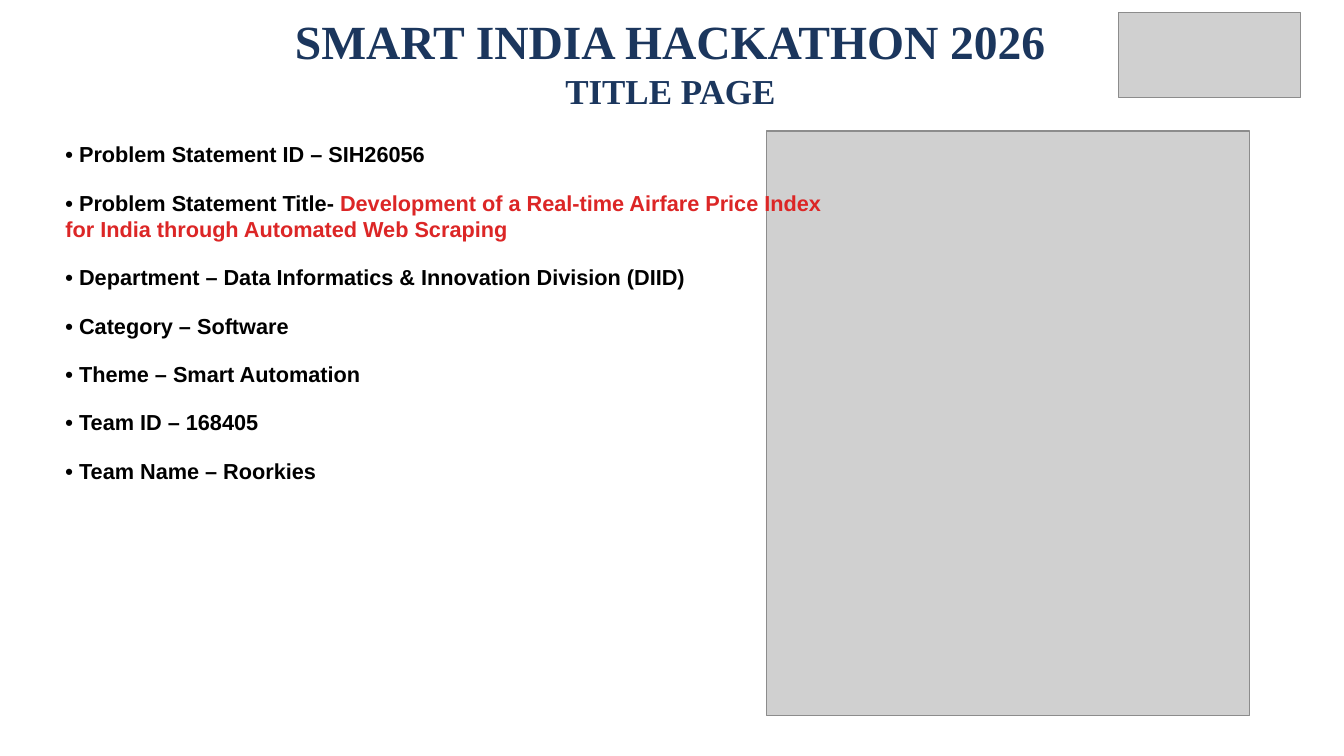
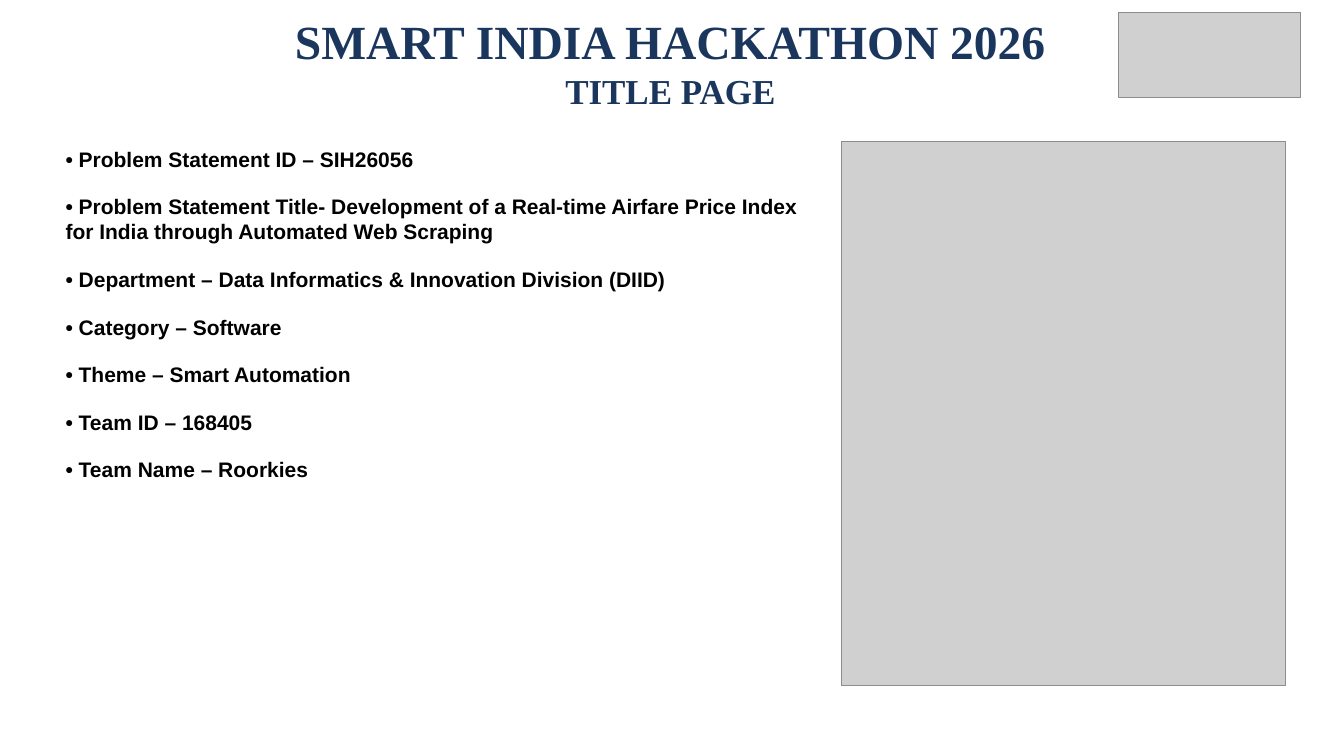
Before and after one commit to oshshivish-tech/sih26056_airfare_cpi, a slide deck: slide 1 of AirIntel_India_SIH26056_Presentation.pptx. Drawn at 1344x756 pixels with LibreOffice and Linux fonts; fonts in the diff are those of the drawing; grey boxes stand for pictures. Boxes give left, top, right and bottom in pixels: in the first picture for what was removed or moved away, otherwise in the second. Text is boxed around its words. In the diff, an @@ line names an element or a change of style, - is before the commit and + after.

Commit message:
feat(presentation): make Title Page font color uniform and adjust SIH bulb logo alignment

```diff
--- a/AirIntel_India_SIH26056_Presentation.pptx
+++ b/AirIntel_India_SIH26056_Presentation.pptx
@@ text "• Problem Statement ID – ..." at [66,151,797,478]: size 15.5 to 15 pt; text colour #DC2626 to #000000 in "Development of a Real-time Airfare Price Index ..." @@
@@ picture: place and size @@
-picture at [766,131,1250,716]
+picture at [842,141,1286,686]
```
Also in this commit, not shown: 3 other files.
